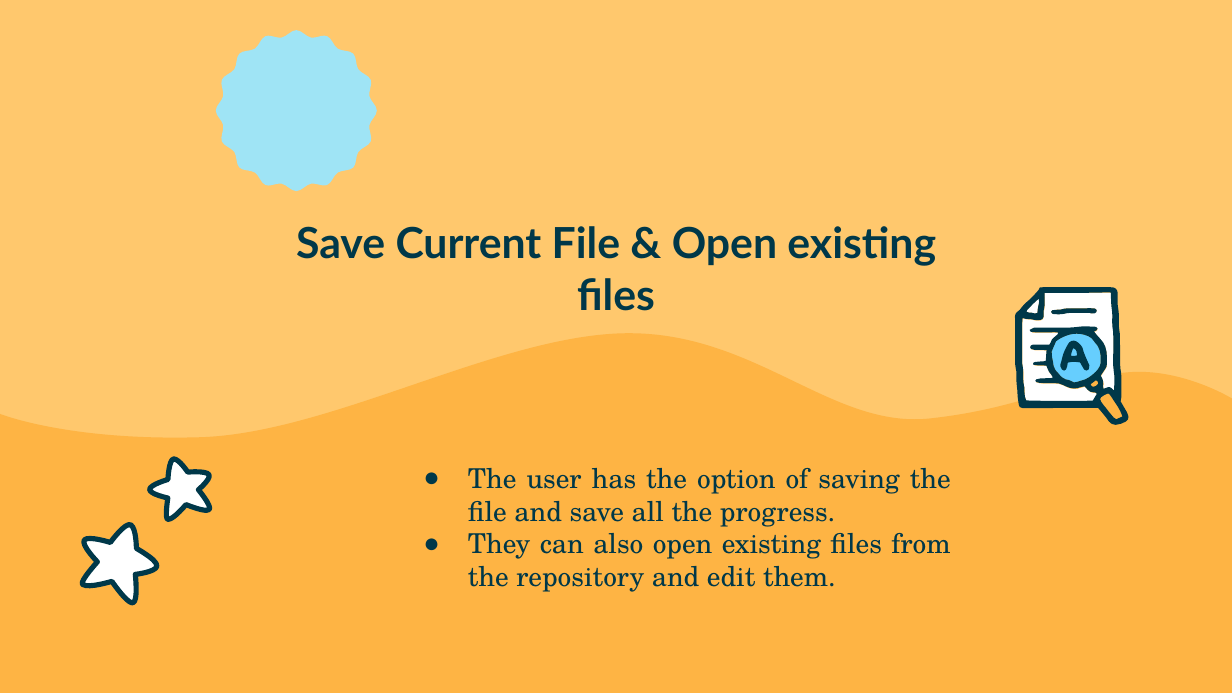
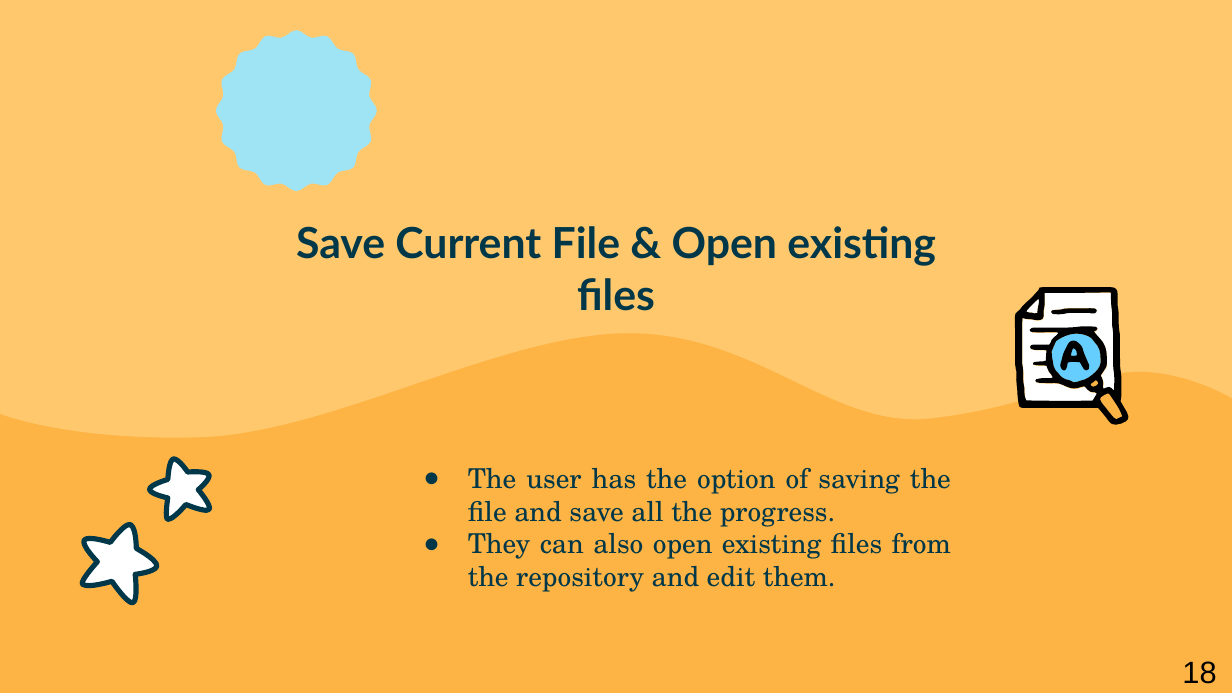
Before and after one commit to gr007-40/Teddit, a slide deck: slide 18 of Final-Project-Presentation.pptx. Drawn at 1232x693 pixels with LibreOffice and Linux fonts; fonts in the diff are those of the drawing. Boxes give left, top, right and bottom in pixels: in the first picture for what was removed or moved away, otherwise in the second. Text is boxed around its words. In the diff, an @@ line names an element or a change of style, - is before the commit and + after.

```diff
--- a/Final-Project-Presentation.pptx
+++ b/Final-Project-Presentation.pptx
@@ freeform shape at bbox=[1015, 287, 1129, 425]: fill #003849 to #000000; outline redrawn @@
@@ freeform shape at bbox=[1023, 293, 1116, 402]: outline redrawn @@
@@ freeform shape at bbox=[1051, 308, 1096, 314]: fill #003849 to #000000 @@
@@ freeform shape at bbox=[1051, 334, 1101, 383]: outline redrawn @@
@@ freeform shape at bbox=[1061, 340, 1090, 372]: fill #003849 to #000000; outline redrawn @@
@@ text added at bbox=[1182, 661, 1216, 684], 18 pt, text #000000 @@
+18
```
Also in this commit, not shown: 21 other slides changed.
